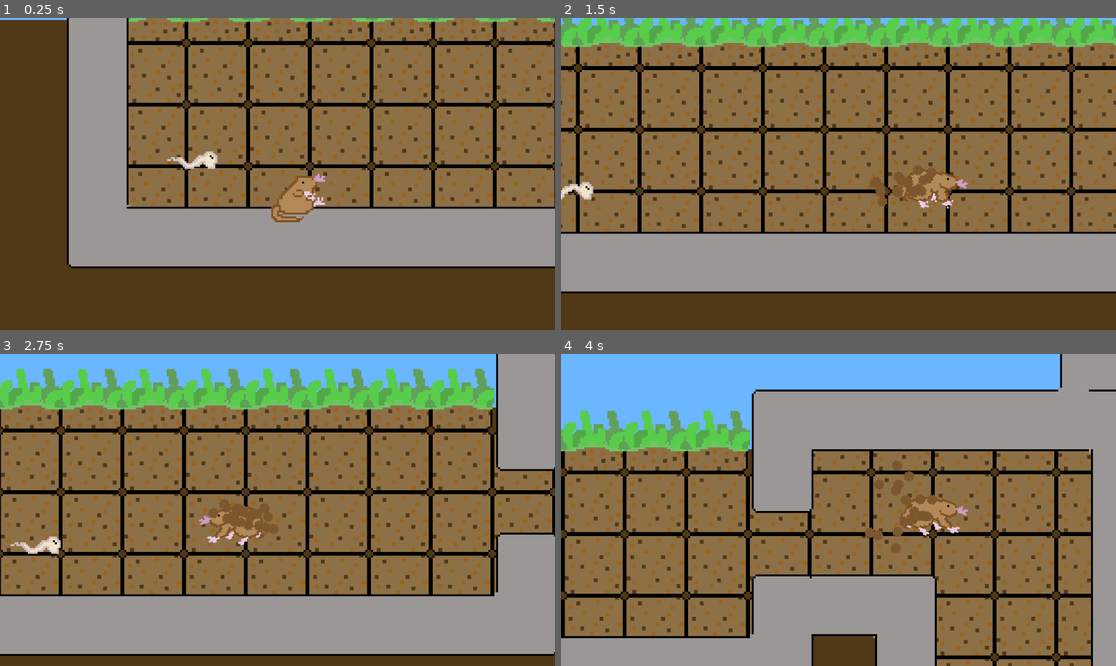
Above: before the commit, frames 1-4 (two rows, left to right).
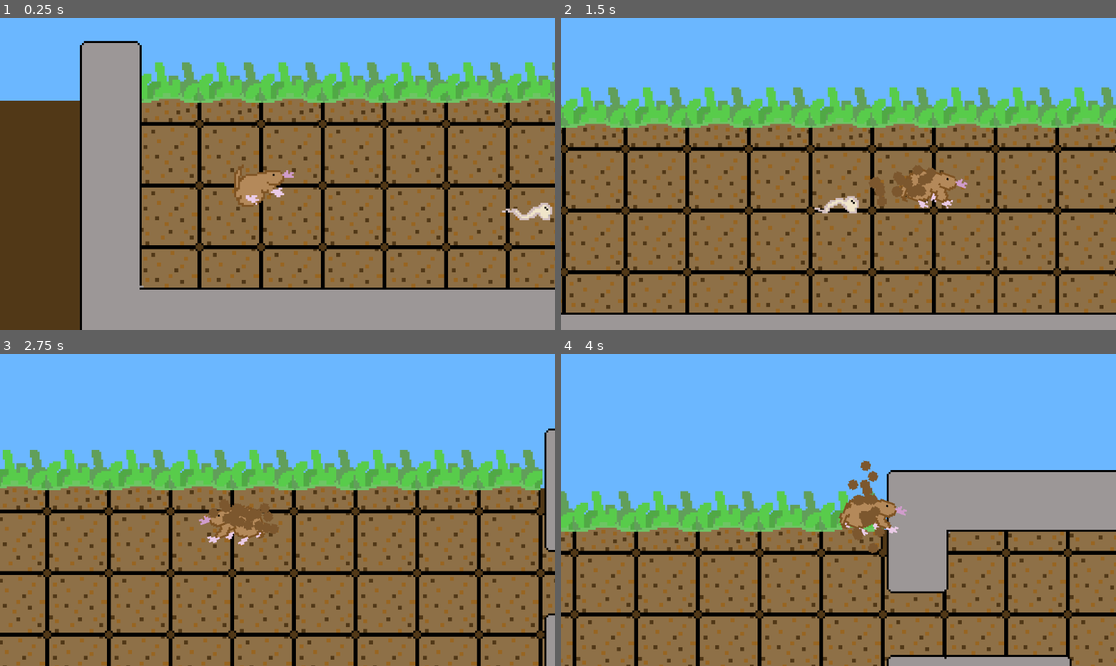
Above: after the commit, the same moments.

Repository: CanadianPS1/GameJam---Mole-Time
Game: Godot game, scene res://Scenes/game.tscn
The game is run twice, just before and just after one commit, with the same random seed, the same clock (stepped at 60 frames per second) and the same inputs.
Inputs:
- Up to frame 1 (0.25 s): no input
- Up to frame 2 (1.5 s): hold D (moveRight) from 0.53 s (still down); tap W (moveUp) at 0.77 s
- Up to frame 3 (2.75 s): tap W (moveUp) at 1.52 s; release D (moveRight) at 2.03 s; hold A (moveLeft) from 2.03 s (still down)
- Up to frame 4 (4 s): release A (moveLeft) at 2.78 s; hold D (moveRight) from 2.78 s (still down); tap W (moveUp) at 3.02, 3.77 s

The runs differ from the first frame. In frame 1, 70% of the frame differs, in the area x 0-100%, y 0-100%; in frame 2, 78%; in frame 3, 73%; in frame 4, 69%.

Commit message:
added worm detection radius

Diff:
--- a/molegame/Scenes/game.tscn
+++ b/molegame/Scenes/game.tscn
@@ -117,7 +117,7 @@
 
 [node name="Player" parent="." instance=ExtResource("2_wrm1d")]
 z_index = 10
-position = Vector2(-78, 101)
+position = Vector2(-103, 59)
 
 [node name="Camera2D" type="Camera2D" parent="Player"]
 position = Vector2(-12.3684, -14.0526)
@@ -158,7 +158,7 @@
 tile_set = SubResource("TileSet_wrm1d")
 
 [node name="Worm" parent="." instance=ExtResource("3_wrm1d")]
-position = Vector2(-146, 87)
+position = Vector2(32, 74)
 
 [node name="bird" parent="." instance=ExtResource("4_3dryh")]
 position = Vector2(34, -91)
@@ -174,9 +174,9 @@
 shape = SubResource("RectangleShape2D_3dryh")
 
 [node name="Worm2" parent="." instance=ExtResource("3_wrm1d")]
-position = Vector2(450, 133)
+position = Vector2(596, 129)
 
 [node name="Worm3" parent="." instance=ExtResource("3_wrm1d")]
-position = Vector2(818, 237)
+position = Vector2(849, 238)
 
 [connection signal="body_exited" from="nonDigDetector" to="Player" method="_on_non_dig_detector_body_exited"]
--- a/molegame/Scenes/worm.tscn
+++ b/molegame/Scenes/worm.tscn
@@ -26,7 +26,7 @@
 }]
 
 [sub_resource type="CircleShape2D" id="CircleShape2D_l5dqu"]
-radius = 8.0
+radius = 65.0
 
 [sub_resource type="CircleShape2D" id="CircleShape2D_skiwb"]
 radius = 6.08276
@@ -39,11 +39,11 @@
 autoplay = "default"
 frame_progress = 0.099796
 
-[node name="Area2D" type="Area2D" parent="."]
+[node name="DetectionFeild" type="Area2D" parent="."]
 collision_mask = 3
 
-[node name="CollisionShape2D" type="CollisionShape2D" parent="Area2D"]
-position = Vector2(-12, -5)
+[node name="CollisionShape2D" type="CollisionShape2D" parent="DetectionFeild"]
+position = Vector2(-9, -5)
 shape = SubResource("CircleShape2D_l5dqu")
 
 [node name="HitBox" type="Area2D" parent="."]
--- a/molegame/scripts/worm.gd
+++ b/molegame/scripts/worm.gd
@@ -1,6 +1,8 @@
 extends Node2D
 
 @export var speed = 45
+
+var is_chasing: bool = false
 
 var player: CharacterBody2D
 
@@ -9,13 +11,23 @@
 	$AnimatedSprite2D.flip_h = true;
 	player = get_node("../Player")
 
+	if has_node("DetectionFeild"):
+		$DetectionFeild.body_entered.connect(_on_detection_radius_body_entered)
+
 	if has_node("HitBox"):
 		$HitBox.body_entered.connect(_on_hit_box_body_entered)
 
 func _process(delta):
+	if is_chasing:
+		chase_player(delta)
 
-	#only move if the player is currently digging
-	#CAN place worms outsize of the dirt but, just don't and it'll be ok
+func _on_detection_radius_body_entered(body: CharacterBody2D):
+	print("Plr Detected")
+	player = body
+	is_chasing = true
+
+func chase_player(delta):
+
 	if(player.isDigging):
 		var direction = (player.global_position - global_position).normalized()
 
@@ -27,7 +39,6 @@
 			$AnimatedSprite2D.flip_h = false
 
 
-
 func _on_hit_box_body_entered(body):
 
 	if body.has_method("add_worm"):
